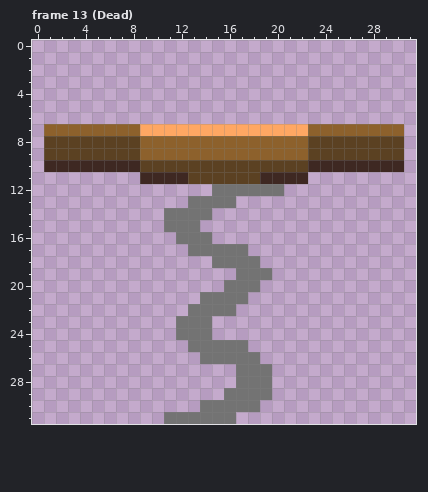
Pixel-art file: bin/res/texture/entity/spring_U.aseprite. The picture above was drawn from the file before the commit.
32x32 pixels, 16 frames. Shown: frame 13 (Dead). The commit also changed other frames, which this record leaves out.
The result:
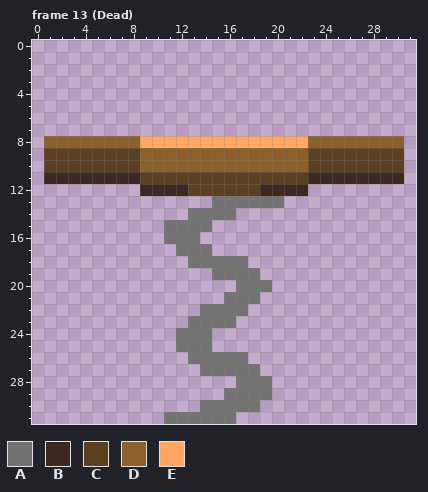
Palette (. is transparent): A #737373  B #3e2822  C #5b4122  D #8d612c  E #ffa763
Difference:
--- frame 13 (Dead)
@@ x 0..31 @@
  6 ................................
- 7 .DDDDDDDDEEEEEEEEEEEEEEDDDDDDDD.
- 8 .CCCCCCCCDDDDDDDDDDDDDDCCCCCCCC.
+ 7 ................................
+ 8 .DDDDDDDDEEEEEEEEEEEEEEDDDDDDDD.
  9 .CCCCCCCCDDDDDDDDDDDDDDCCCCCCCC.
-10 .BBBBBBBBCCCCCCCCCCCCCCBBBBBBBB.
-11 .........BBBBCCCCCCBBBB.........
-12 ...............AAAAAA...........
-13 .............AAAA...............
-14 ...........AAAA.................
-15 ...........AAA..................
-16 ............AAA.................
-17 .............AAAAA..............
-18 ...............AAAA.............
-19 .................AAA............
-20 ................AAA.............
-21 ..............AAAA..............
-22 .............AAAA...............
-23 ............AAA.................
+10 .CCCCCCCCDDDDDDDDDDDDDDCCCCCCCC.
+11 .BBBBBBBBCCCCCCCCCCCCCCBBBBBBBB.
+12 .........BBBBCCCCCCBBBB.........
+13 ...............AAAAAA...........
+14 .............AAAA...............
+15 ...........AAAA.................
+16 ...........AAA..................
+17 ............AAA.................
+18 .............AAAAA..............
+19 ...............AAAA.............
+20 .................AAA............
+21 ................AAA.............
+22 ..............AAAA..............
+23 .............AAAA...............
 24 ............AAA.................
-25 .............AAAAA..............
-26 ..............AAAAA.............
-27 .................AAA............
+25 ............AAA.................
+26 .............AAAAA..............
+27 ..............AAAAA.............
 28 .................AAA............
Pixel boxes of the changes (left, top, right, bottom) in both pictures:
changed: (44, 124, 404, 376)
